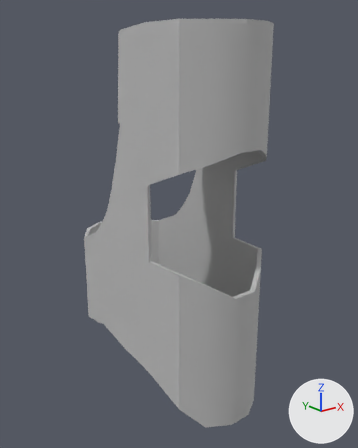
What one commit did to the FBX model BuildingBlocks/Content/Assets/TowerAssets/Tower_Sleeve.FBX.
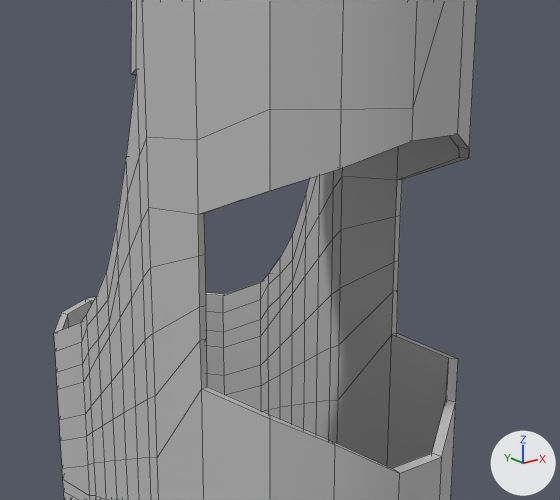
Each version is shown whole from a camera (50 mm lens) standing at (-122.3, -166.4, 134.4) and looking at (4.3, -8.1, 71.1), then close up on the part from 17% to 86% of the width and 20% to 69% of the height. Every picture has the same lights, and +X, +Y and +Z are marked at lower right. The close-ups show mesh edges as thin lines. Where no turn or scale is listed for an object, it has been applied to the vertices. Vertices at the same position are counted once.

Script lines for the objects in view, before the commit:
```python
me_mesh = bpy.data.meshes.new('Mesh')
me_mesh.from_pydata(...)  # 836 vertices, 750 faces; spans x -22.4..22.8, y -52.4..45.9, z 1.2..148.8
me_mesh.materials.append(mat_texture_wall)  # grey #bcbcbc
# before: 627 (-22.4, 9.9, 53.7) at pixel (101, 393), 635 (-22.4, 9.9, 61.7) at pixel (99, 354), 642 (-22.3, 5.9, 69.2) at pixel (109, 321), 643 (-22.4, 9.9, 64.8) at pixel (98, 338), 650 (-22.3, 5.9, 73.6) at pixel (108, 299)
# before: 651 (-22.4, 9.9, 69.7) at pixel (97, 313), 658 (-22.3, 5.9, 79.0) at pixel (106, 270), 659 (-22.4, 10.0, 73.3) at pixel (96, 295), 720 (-21.1, 9.9, 61.7), 728 (-21.1, 9.9, 64.8)
# before: 729 (-21.1, 5.8, 69.2), 736 (-21.1, 9.9, 69.7), 737 (-21.1, 5.8, 73.6), 744 (-21.1, 9.9, 73.3), 745 (-21.1, 5.8, 79.1)
ob_tower_sleeve = bpy.data.objects.new('Tower_Sleeve', me_mesh)
ob_tower_sleeve.location = (0.0, 0.0, 0.0)
```
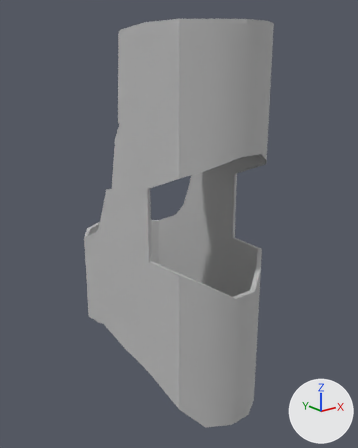
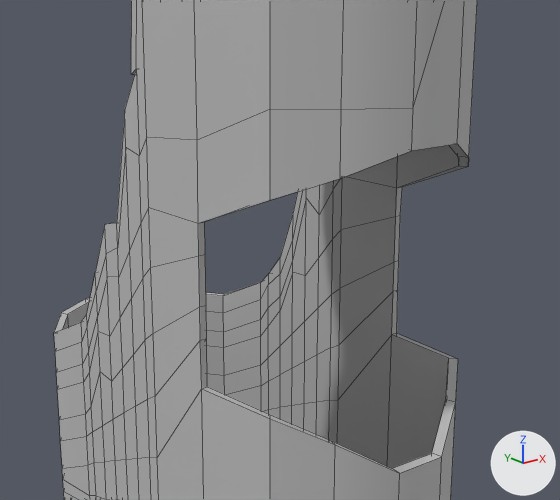
Commit message: [EDIT] updated the tower a little

The change, as a diff of the scene's bpy script:
```diff
--- a/BuildingBlocks/Content/Assets/TowerAssets/Tower_Sleeve.FBX.py
+++ b/BuildingBlocks/Content/Assets/TowerAssets/Tower_Sleeve.FBX.py
@@ me_mesh @@
 me_mesh.from_pydata(...)  # 836 vertices, 750 faces; spans x -22.4..22.8, y -52.4..45.9, z 1.2..148.8
 # used by ob_tower_sleeve; location = (0.0, 0.0, 0.0)
+# me_mesh part 1: all 21 vertices in x -21.6..21.3, y -52.4..-39.0, z 101.0..108.1 are moved by (0.0, 0.0, -1.4)
+# me_mesh part 2: all 4 vertices in x -22.4..-21.1, y -23.4..-23.3, z 94.6 are moved by (0.0, 0.0, -1.4)
+# me_mesh part 3: all 4 vertices in x 20.3..22.8, y -23.4..-23.3, z 94.6 are moved by (0.0, 0.0, -1.4)
+# me_mesh part 4: all 8 vertices in x 21.5..22.7, y 5.8..5.9, z 66.4..79.1 are moved by (0.0, 0.0, 4.5)
+# me_mesh part 5: all 8 vertices in x -22.3..22.7, y -2.3, z 94.6..100.9 are moved by (0.0, 0.0, 7.9)
+# me_mesh part 6: all 6 vertices in x 21.5..22.7, y 1.7..1.8, z 78.7..88.5 are moved by (0.0, 0.0, 8.6)
+# me_mesh part 7
+for i in [627, 635, 643, 651, 659, 720, 728, 736, 744]: me_mesh.vertices[i].co += Vector((0.0, 0.0, 4.5))
+for i in [642, 650, 658, 729, 737, 745]: me_mesh.vertices[i].co += Vector((0.0, 0.0, 8.6))
 me_mesh.materials.append(mat_texture_wall)
```

Pixel boxes [x1, y1, x2, y2] of what changed, in the close-ups (560 x 500 px; the box of a moved part takes in the faces that stretch with it):
part 1 of me_mesh, moved or reshaped
    before: [270, 0, 477, 190]
    after: [270, 0, 477, 200]
part 2 of me_mesh, moved or reshaped
    both: [147, 109, 270, 267]
part 3 of me_mesh, moved or reshaped
    before: [341, 136, 468, 229]
    after: [341, 145, 467, 229]
part 4 of me_mesh, moved or reshaped
    before: [280, 235, 305, 346]
    after: [280, 214, 305, 346]
part 5 of me_mesh, moved or reshaped
    before: [117, 76, 334, 275]
    after: [117, 72, 334, 275]
part 6 of me_mesh, moved or reshaped
    before: [293, 175, 320, 292]
    after: [293, 185, 320, 276]
part 7 of me_mesh, moved or reshaped
    before: [87, 224, 120, 431]
    after: [87, 223, 120, 431]
